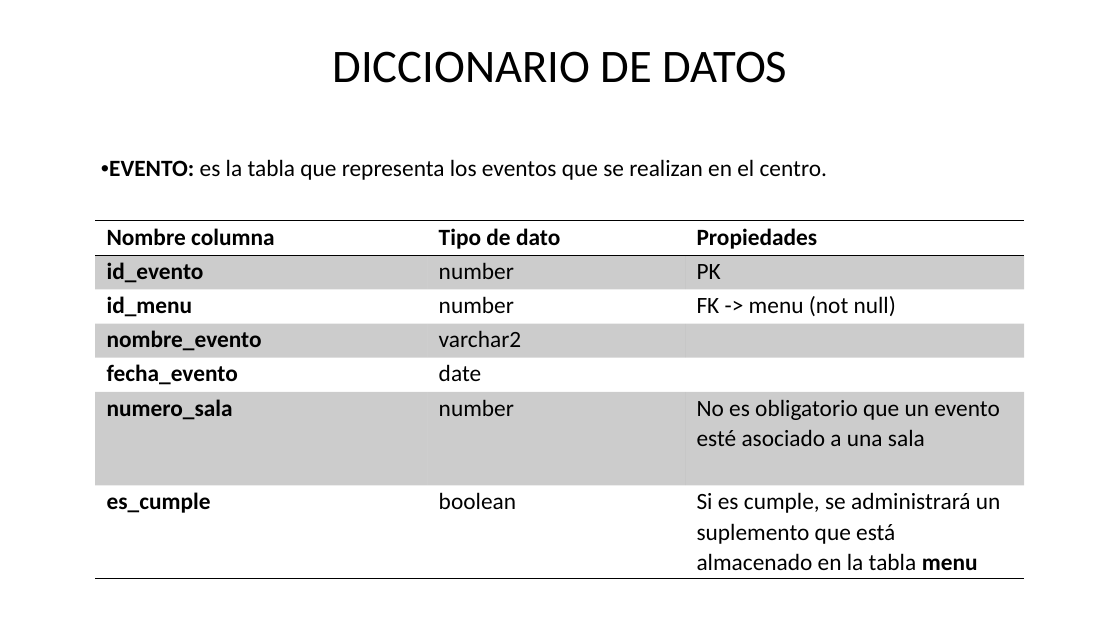
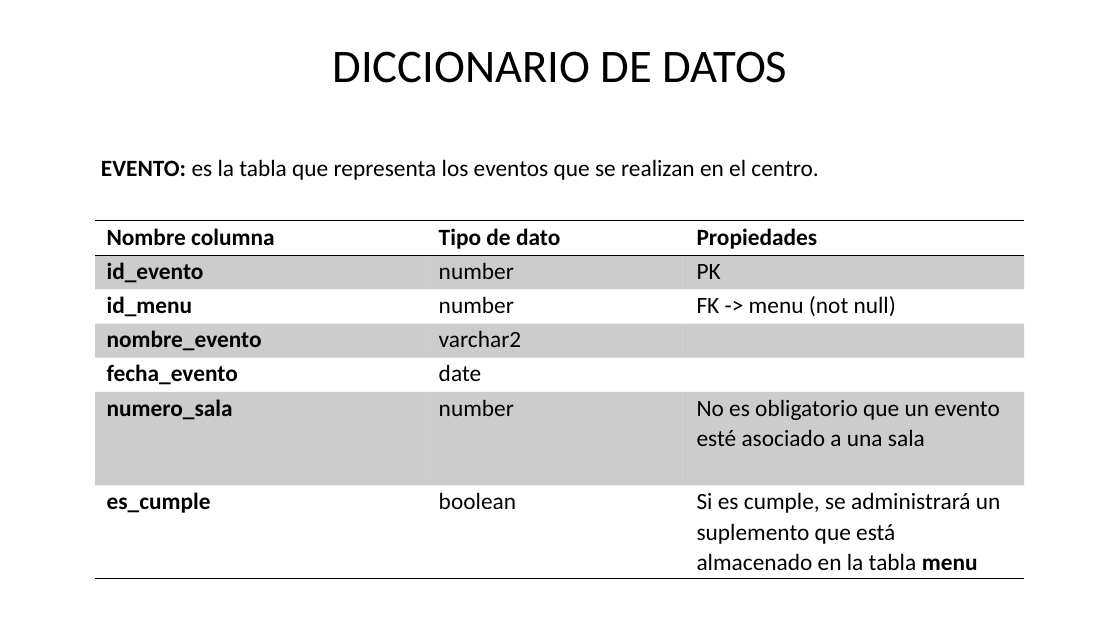
Before and after one commit to maraloeDev/Proyecto-de-Bases-de-Datos, a slide deck: slide 15 of Docs/Finales/Defensa proyecto intermodular.pptx. Drawn at 1120x630 pixels with LibreOffice and Linux fonts; fonts in the diff are those of the drawing. Boxes give left, top, right and bottom in pixels: in the first picture for what was removed or moved away, otherwise in the second. Text is boxed around its words. In the diff, an @@ line names an element or a change of style, - is before the commit and + after.

```diff
--- a/Docs/Finales/Defensa proyecto intermodular.pptx
+++ b/Docs/Finales/Defensa proyecto intermodular.pptx
@@ text "EVENTO: es la tabla que ..." at (x1=101, y1=159, x2=818, y2=180): bullet • to none @@
```
Also in this commit, not shown: 4 other slides changed.
